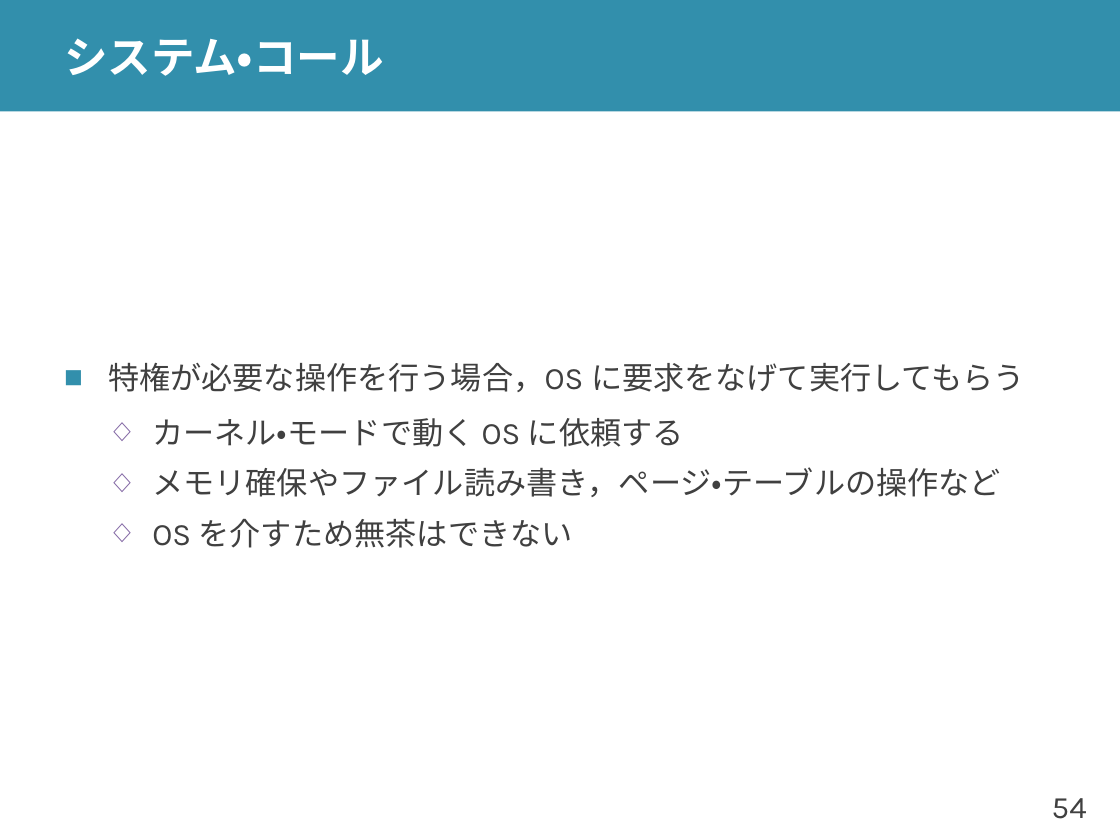
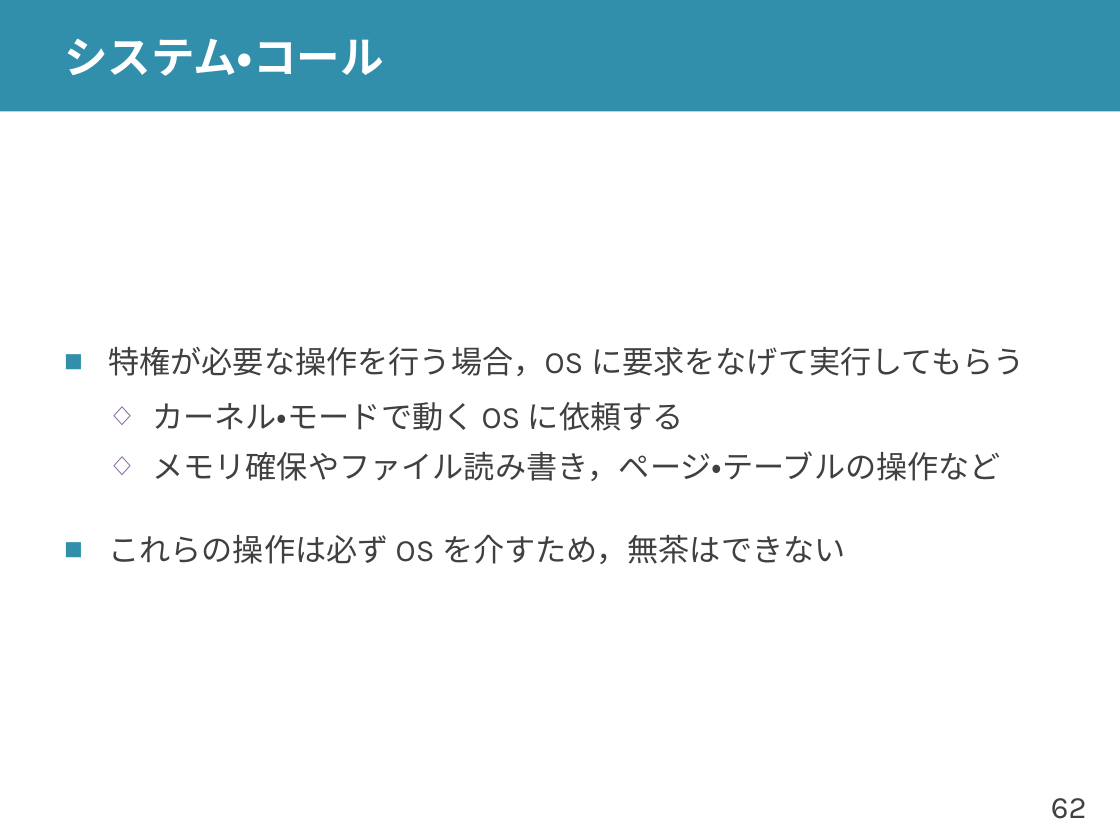
Before and after one commit to shioyadan/advanced-computer-organization, a slide deck: slide 62 of aco-shioya-13.pptx (slide 54 before the commit). Drawn at 1120x840 pixels with LibreOffice and Linux fonts; fonts in the diff are those of the drawing. Boxes give left, top, right and bottom in pixels: in the first picture for what was removed or moved away, otherwise in the second. Text is boxed around its words. In the diff, an @@ line names an element or a change of style, - is before the commit and + after.

```diff
--- a/aco-shioya-13.pptx
+++ b/aco-shioya-13.pptx
@@ text at box(108, 535, 846, 564): text changed @@
-  ◇ OS を介すため無茶はできない
+■ これらの操作は必ず OS を介すため，無茶はできない
@@ page number at box(1051, 798, 1087, 819): text changed @@
-54
+62
```
Also in this commit, not shown: 15 other slides changed, 8 slides added, 1 other file.
